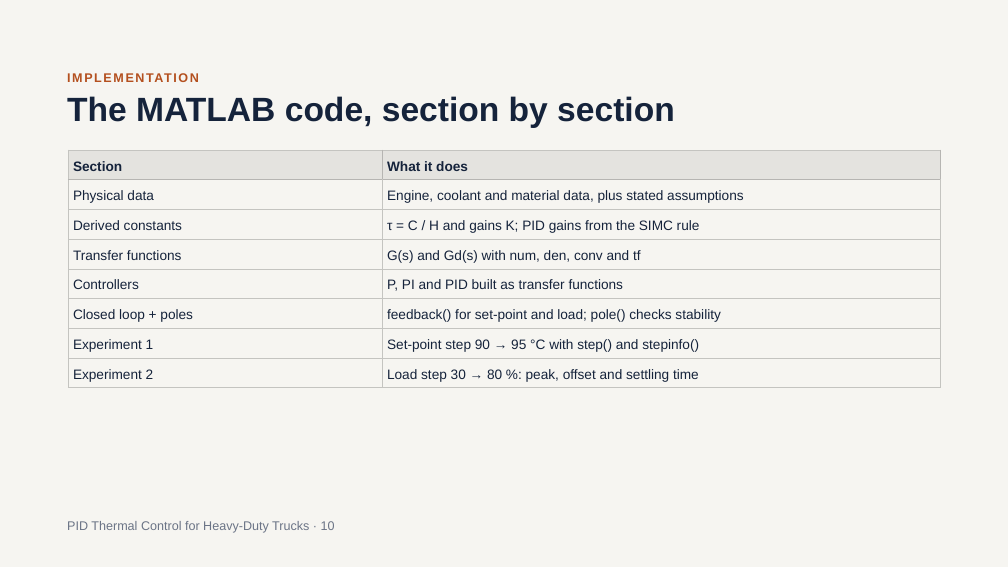
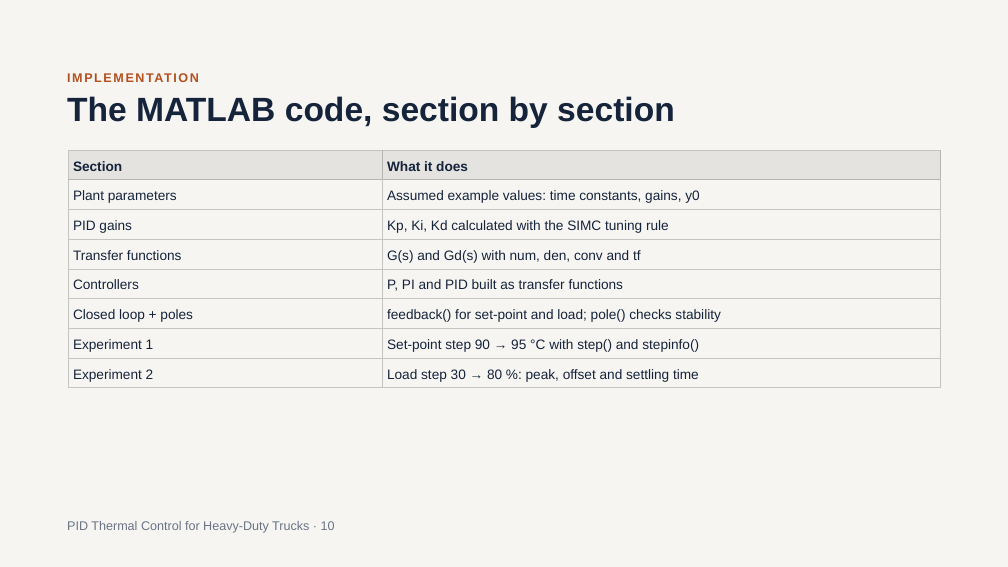
Before and after one commit to SushanthBibi/PID-Cooling-matlab, a slide deck: slide 10 of PID_Thermal_Control_for_Heavy-Duty_Trucks_v2.pptx. Drawn at 1008x567 pixels with LibreOffice and Linux fonts; fonts in the diff are those of the drawing. Boxes give left, top, right and bottom in pixels: in the first picture for what was removed or moved away, otherwise in the second. Text is boxed around its words. In the diff, an @@ line names an element or a change of style, - is before the commit and + after.

```diff
--- a/PID_Thermal_Control_for_Heavy-Duty_Trucks_v2.pptx
+++ b/PID_Thermal_Control_for_Heavy-Duty_Trucks_v2.pptx
@@ table at box(68, 150, 941, 388) @@
-row 2, column 1: Physical data
+row 2, column 1: Plant parameters
-row 2, column 2: Engine, coolant and material data, plus stated assumptions
+row 2, column 2: Assumed example values: time constants, gains, y0
-row 3, column 1: Derived constants
+row 3, column 1: PID gains
-row 3, column 2: τ = C / H and gains K; PID gains from the SIMC rule
+row 3, column 2: Kp, Ki, Kd calculated with the SIMC tuning rule
```
Also in this commit, not shown: 8 other slides changed.
